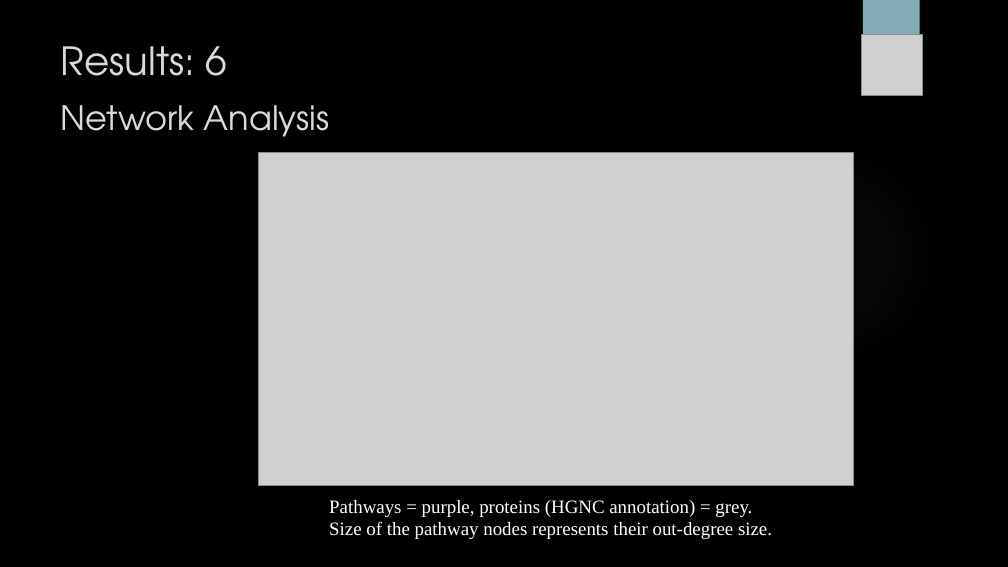
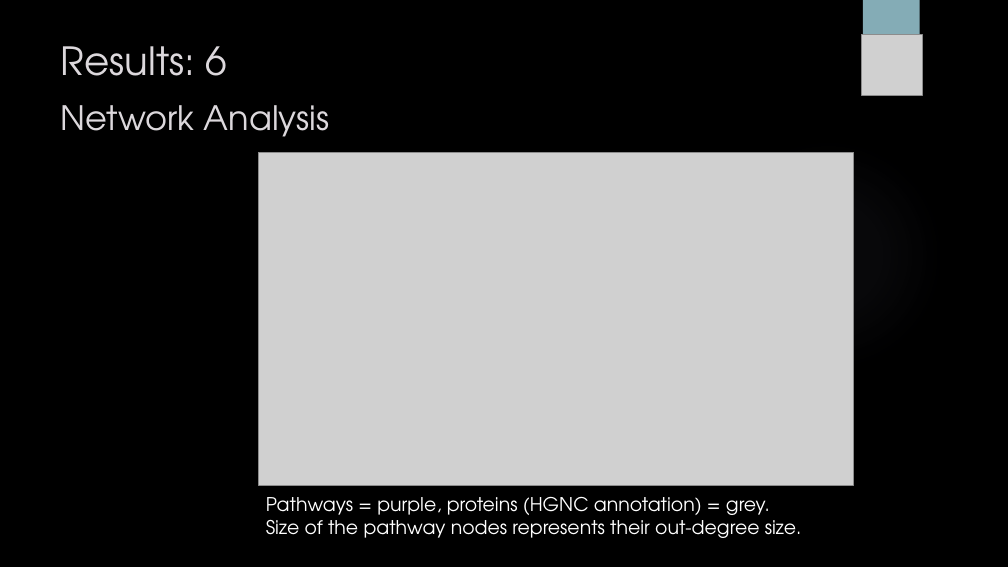
Before and after one commit to sabdeolive/Sabrina_BMS_Bachelor-Internship, a slide deck: slide 10 of Intermediate Presentation.pptx (slide 13 before the commit). Drawn at 1008x567 pixels with LibreOffice and Linux fonts; fonts in the diff are those of the drawing; grey boxes stand for pictures; background and template pictures are left out. Boxes give left, top, right and bottom in pixels: in the first picture for what was removed or moved away, otherwise in the second. Text is boxed around its words. In the diff, an @@ line names an element or a change of style, - is before the commit and + after.

```diff
--- a/Intermediate Presentation.pptx
+++ b/Intermediate Presentation.pptx
@@ text "Pathways = purple, proteins (HGNC ...": place and size @@
-text "Pathways = purple, proteins (HGNC ..." at [329,500,772,539]
+text "Pathways = purple, proteins (HGNC ..." at [266,496,802,538]
@@ text "Pathways = purple, proteins (HGNC ..." at [266,496,802,538]: font Times New Roman to TeX Gyre Adventor @@
```
Also in this commit, not shown: 10 other slides changed, 11 slides added, 11 slides removed.
